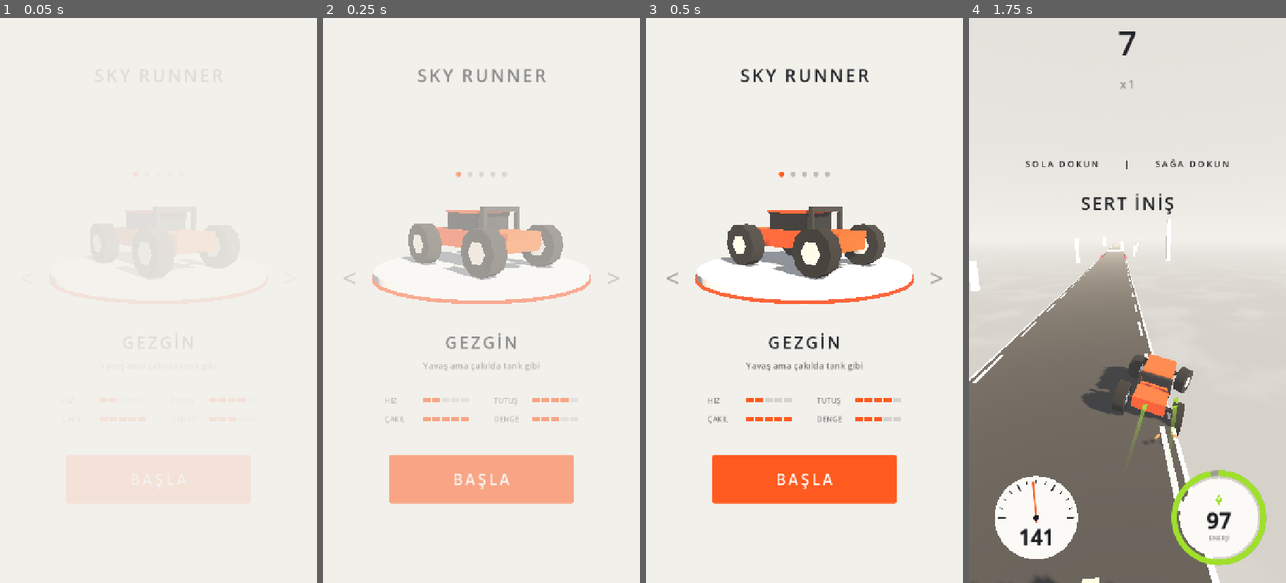
Above: before the commit, frames 1-4 (left to right).
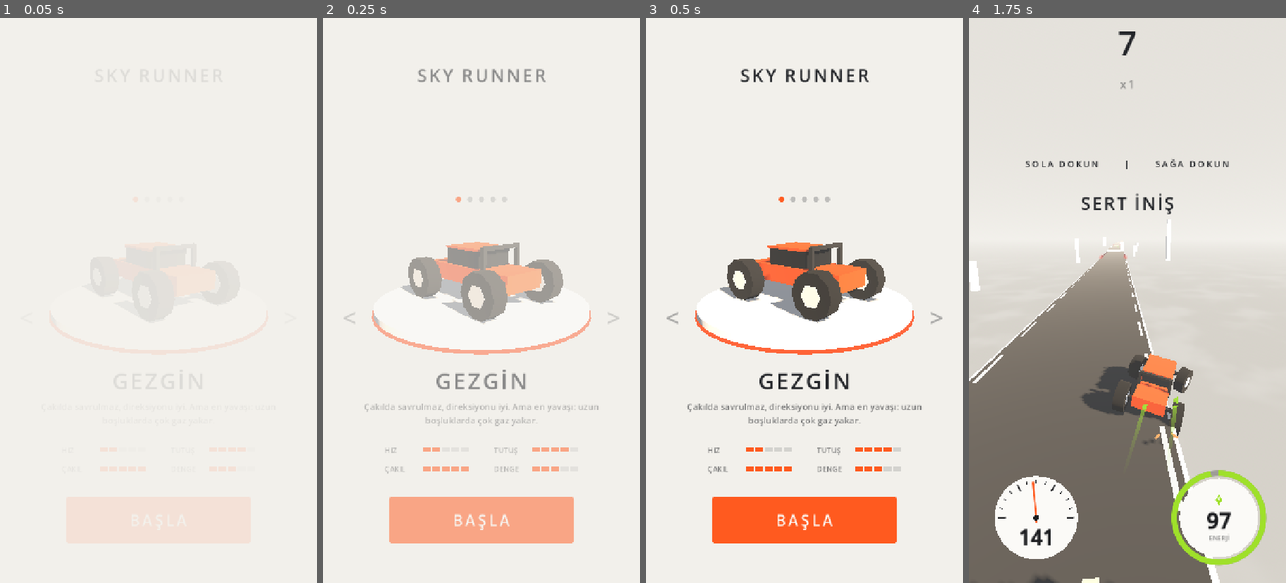
Above: after the commit, the same moments.

Repository: basarbellisan/Runny
Game: Godot game, scene res://scenes/menu.tscn
The game is run twice, just before and just after one commit, with the same random seed, the same clock (stepped at 60 frames per second) and the same inputs.
Inputs (mouse positions are in pixels of both pictures, inside the frame that each line leads up to):
- Up to frame 1 (0.05 s): no input
- Up to frame 2 (0.25 s): no input
- Up to frame 3 (0.5 s): no input
- Up to frame 4 (1.75 s): click "BAŞLA" at 0.5 s; tap Enter at 1.25, 1.35 s; move the mouse to (1197, 272) at 1.27 s; hold D from 1.28 s (still down); click (1197, 272) at 1.42 s; tap Space at 1.52 s

The runs differ from the first frame. In frame 2, 17% of the frame differs, in the area x 6-94%, y 27-93%; in frame 3, 18%; in frame 4, nothing differs.

Commit message:
Garaj taslağı: araba ortada, büyük isim, avantaj/dezavantaj açıklamaları, BAŞLA aşağıda
Co-Authored-By: Claude Opus 5.5 <noreply@anthropic.com>
Claude-Session: https://claude.ai/code/session_016S88RPn945sNcGg6oLe6PH

Diff:
--- a/scripts/menu.gd
+++ b/scripts/menu.gd
@@ -7,11 +7,11 @@
 const GAME_SCENE := "res://scenes/main.tscn"
 ## [ad, açıklama, CarModel.variant]
 const MODELS := [
-	["GEZGİN", "Yavaş ama çakılda tank gibi", 2],
-	["DRAGSTER", "Hızlı ve sağlam, direksiyonu ağır", 6],
-	["DARK ROSE", "En iyi direksiyon, kolay devrilir", 7],
-	["LATTE", "Dengeli, her işi iyi yapar", 8],
-	["FALCON", "En hızlı, çakılda buz pateni", 9],
+	["GEZGİN", "Çakılda savrulmaz, direksiyonu iyi. Ama en yavaşı: uzun boşluklarda çok gaz yakar.", 2],
+	["DRAGSTER", "Hızlı, çakılda ve kenarda sağlam. Ama direksiyonu ağır, dar yerlerde zorlanır.", 6],
+	["DARK ROSE", "Direksiyonu en iyi araba, hızlı da. Ama izi dar: kenarda kolay devrilir.", 7],
+	["LATTE", "Dengeli: çakılda ve kenarda sağlam, atlamalarda ne az ne çok gaz ister.", 8],
+	["FALCON", "En hızlısı: az gazla atlar, enerjisi kanatlara kalır. Ama çakılda buz pateni.", 9],
 ]
 ## Platformlar arası mesafe (m)
 const SPACING := 7.0
@@ -59,6 +59,8 @@
 	cfg.load(SAVE_PATH)
 	index = 0
 	var saved := int(cfg.get_value("car", "model", MODELS[0][2]))
+	if _args.has("car"):
+		saved = int(_args.car)  # görüntü almak için: --car=8
 	for i in MODELS.size():
 		if MODELS[i][2] == saved:
 			index = i
@@ -199,7 +201,7 @@
 	cam.position = Vector3(0, 2.7, 8.0)
 	cam.look_at(Vector3(0, 0.25, 0))
 	# Araba biraz yukarıda: altında özelliklere yer kalsın
-	cam.v_offset = -1.25
+	cam.v_offset = -0.3
 
 	var disc := CylinderMesh.new()
 	disc.top_radius = 2.9
@@ -258,22 +260,28 @@
 	_info.mouse_filter = Control.MOUSE_FILTER_IGNORE
 	_info.set_anchors_and_offsets_preset(Control.PRESET_FULL_RECT)
 	ui.add_child(_info)
-	_name = _label(_info, "", 38, 735, true)
-	_desc = _label(_info, "", 20, 787, false)
+	_name = _label(_info, "", 50, 822, true)
+	_desc = _label(_info, "", 20, 890, false)
+	# Açıklama iki satıra sarılır
+	_desc.autowrap_mode = TextServer.AUTOWRAP_WORD_SMART
+	_desc.offset_left = 90
+	_desc.offset_right = -90
+	_desc.offset_top = 866
+	_desc.offset_bottom = 926
 	_desc.modulate.a = 0.6
 	_stats = Control.new()
 	_stats.mouse_filter = Control.MOUSE_FILTER_IGNORE
 	_stats.anchor_right = 1.0
-	_stats.offset_top = 825
-	_stats.offset_bottom = 950
+	_stats.offset_top = 950
+	_stats.offset_bottom = 1050
 	ui.add_child(_stats)
 
 	var dots := HBoxContainer.new()
 	dots.add_theme_constant_override("separation", 14)
 	dots.alignment = BoxContainer.ALIGNMENT_CENTER
 	dots.anchor_right = 1.0
-	dots.offset_top = 348
-	dots.offset_bottom = 360
+	dots.offset_top = 405
+	dots.offset_bottom = 417
 	dots.mouse_filter = Control.MOUSE_FILTER_IGNORE
 	ui.add_child(dots)
 	for i in MODELS.size():
@@ -301,8 +309,8 @@
 		arrow.offset_left = 10 if side < 0 else -110
 		arrow.offset_right = 110 if side < 0 else -10
 		# Platformun (elipsin) ortası hizasında
-		arrow.offset_top = -112
-		arrow.offset_bottom = 8
+		arrow.offset_top = -22
+		arrow.offset_bottom = 98
 		arrow.pressed.connect(func(): select(index + side))
 		ui.add_child(arrow)
 
@@ -327,8 +335,8 @@
 	start_btn.anchor_bottom = 1.0
 	start_btn.offset_left = -210
 	start_btn.offset_right = 210
-	start_btn.offset_top = -290
-	start_btn.offset_bottom = -180
+	start_btn.offset_top = -195
+	start_btn.offset_bottom = -90
 	start_btn.pressed.connect(start)
 	ui.add_child(start_btn)
 
